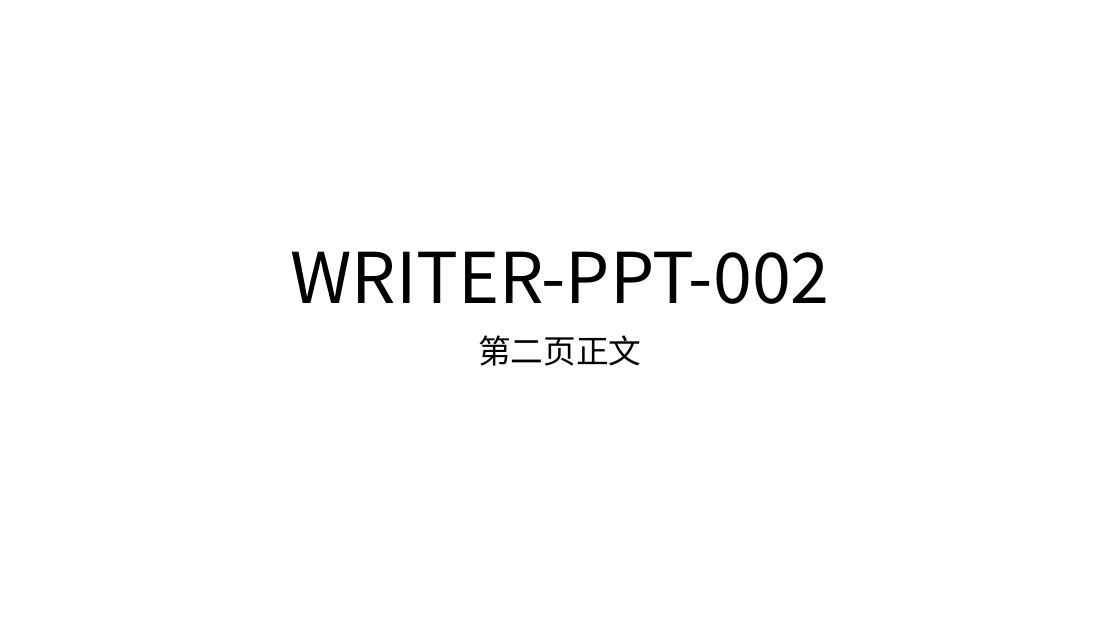
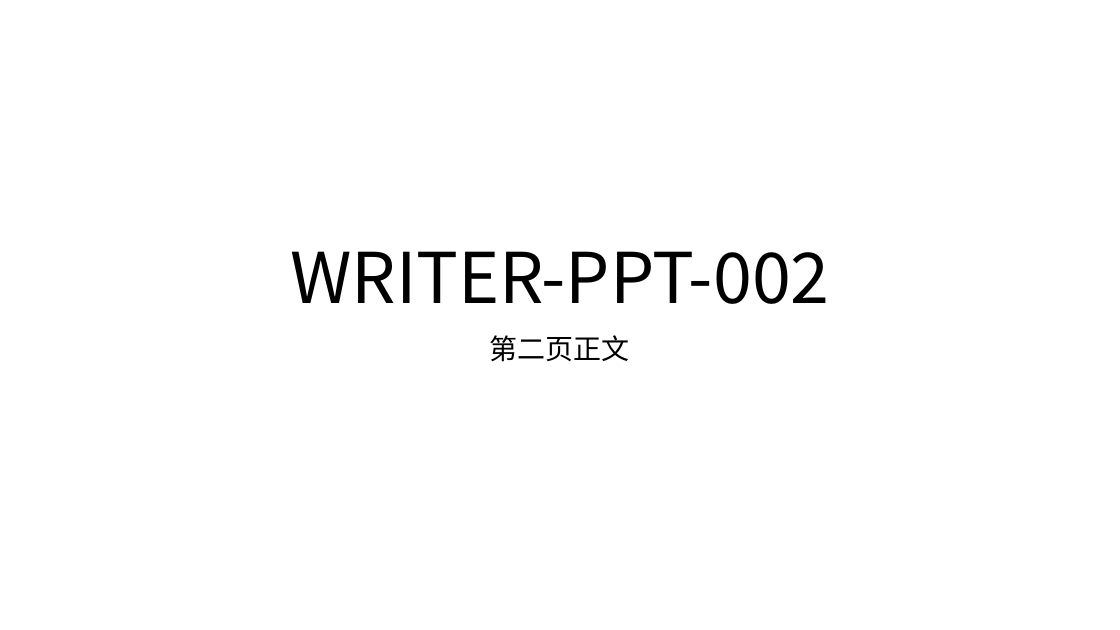
Before and after one commit to yjdyamv/some-office, a slide deck: slide 2 of samples/written.ppt. Drawn at 1120x630 pixels with LibreOffice and Linux fonts; fonts in the diff are those of the drawing. Boxes give left, top, right and bottom in pixels: in the first picture for what was removed or moved away, otherwise in the second. Text is boxed around its words. In the diff, an @@ line names an element or a change of style, - is before the commit and + after.

Commit message:
office-ppt: fix style-atom counts, document the remaining PowerPoint validation gap

```diff
--- a/samples/written.ppt
+++ b/samples/written.ppt
@@ subtitle "第二页正文" at (490,335,630,362): size 28 to 24 pt @@
```
Also in this commit, not shown: 2 other files.
